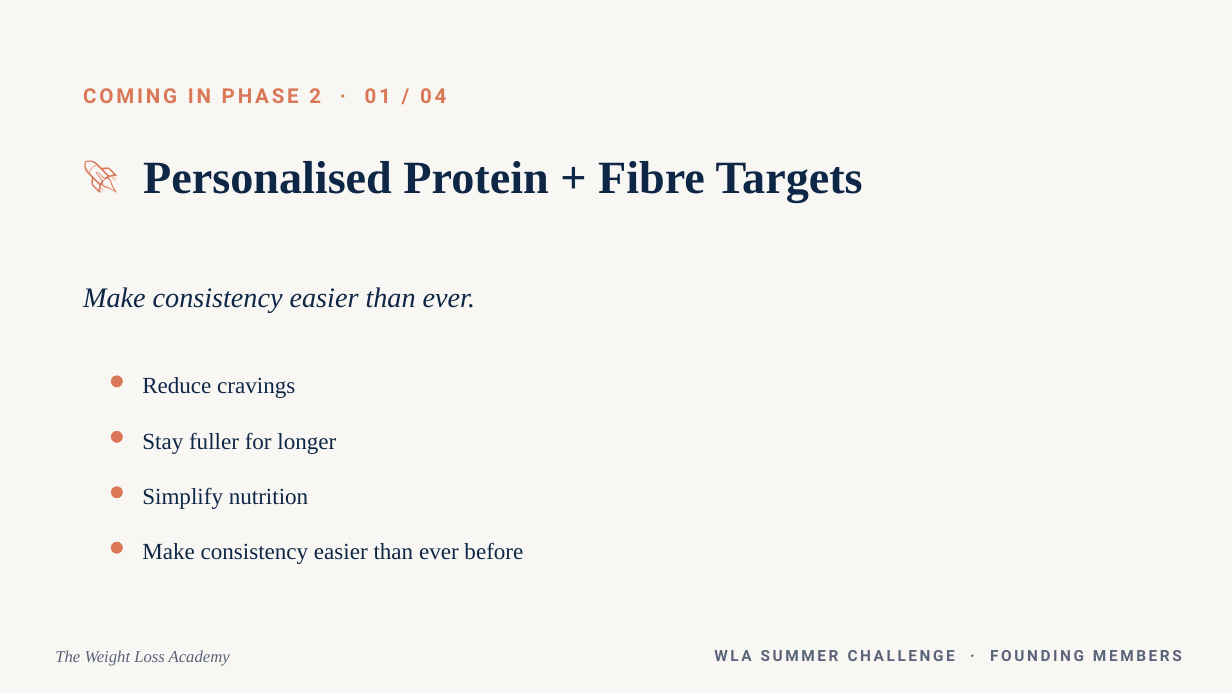
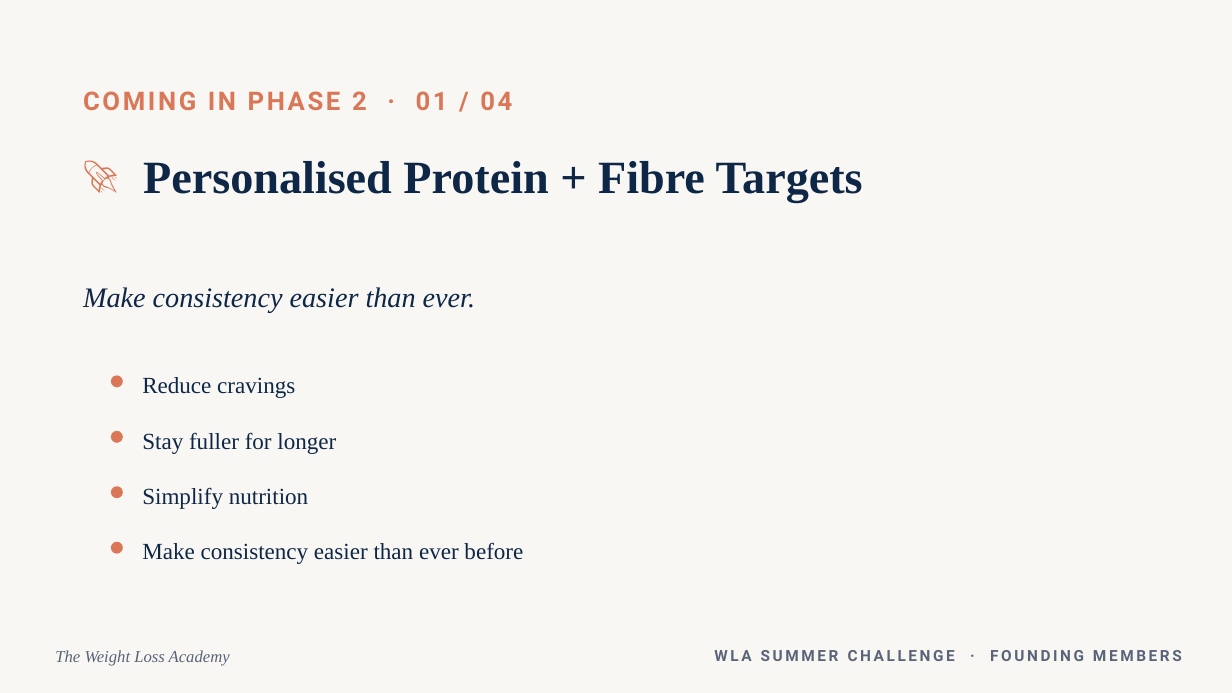
Before and after one commit to WeAreWLA/21-day-reset, a slide deck: slide 36 of wla-summer-challenge-launch.pptx. Drawn at 1232x693 pixels with LibreOffice and Linux fonts; fonts in the diff are those of the drawing. Boxes give left, top, right and bottom in pixels: in the first picture for what was removed or moved away, otherwise in the second. Text is boxed around its words. In the diff, an @@ line names an element or a change of style, - is before the commit and + after.

```diff
--- a/wla-summer-challenge-launch.pptx
+++ b/wla-summer-challenge-launch.pptx
@@ text "COMING IN PHASE 2 · ..." at (83, 91, 512, 110): size 16 to 20 pt, letter spacing 2.2 to 2 pt @@
```
Also in this commit, not shown: 13 other slides changed, 1 other file.
